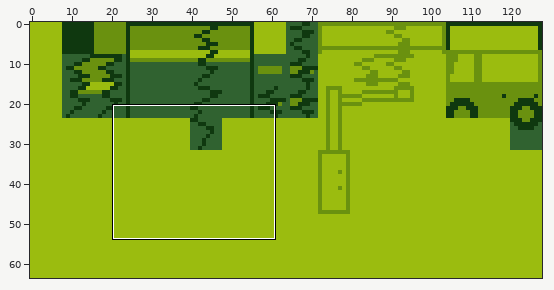
File history of a sprite sheet, graphics/str3tset.png. Above: a wide view before the commit, with the close-up outlined.
Close-up. First the earlier version:
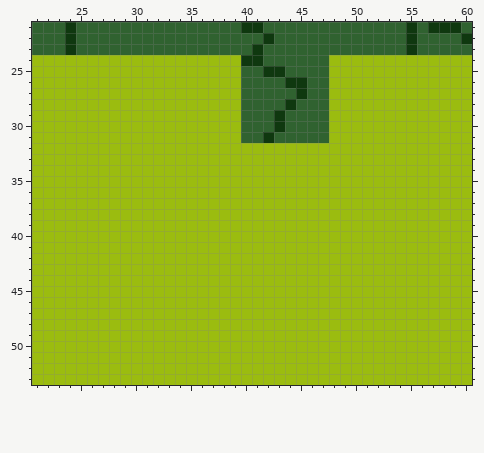
The file is 128x64 pixels. Shown: x 21..60, y 21..53.
After the commit:
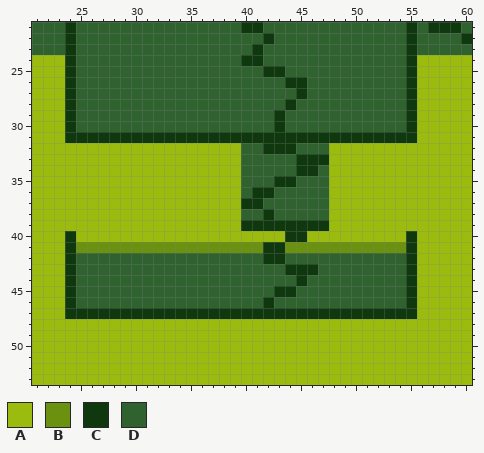
Palette (. is transparent): A #9bbc0f  B #6a910f  C #0f380f  D #306230
What changed:
Colour A gives way to colour B in row 41 at x 25 to 41 and 44 to 54.
Colour A gives way to colour C in rows 24 to 30 at x 24 and 55; in row 31 at x 24 to 39 and 48 to 55; in row 32 at x 42 to 44; in row 33 at x 45 to 47; in row 34 at x 45 to 46; in row 35 at x 43 to 44.
Colour A gives way to colour C in row 36 at x 41 to 42; in row 37 at x 40 to 41; in row 38 at x 42; in row 39 at x 40 to 47; in row 40 at x 24, 44 to 45 and 55; in rows 41 to 42 at x 24, 42 to 43 and 55.
Colour A gives way to colour C in row 43 at x 24, 44 to 46 and 55; in row 44 at x 24, 45 and 55; in row 45 at x 24, 43 to 44 and 55; in row 46 at x 24, 42 and 55; in row 47 at x 24 to 55.
Colour D gives way to colour C in row 31 at x 40 to 41 and 43 to 47.
Colour A gives way to colour D in rows 24 to 30 at x 25 to 39 and 48 to 54; in row 32 at x 40 to 41 and 45 to 47; in row 33 at x 40 to 44; in row 34 at x 40 to 44 and 47; in row 35 at x 40 to 42 and 45 to 47; in row 36 at x 40 and 43 to 47.
Colour A gives way to colour D in row 37 at x 42 to 47; in row 38 at x 40 to 41 and 43 to 47; in row 42 at x 25 to 41 and 44 to 54; in row 43 at x 25 to 43 and 47 to 54; in row 44 at x 25 to 44 and 46 to 54; in row 45 at x 25 to 42 and 45 to 54.
Colour A gives way to colour D in row 46 at x 25 to 41 and 43 to 54.
